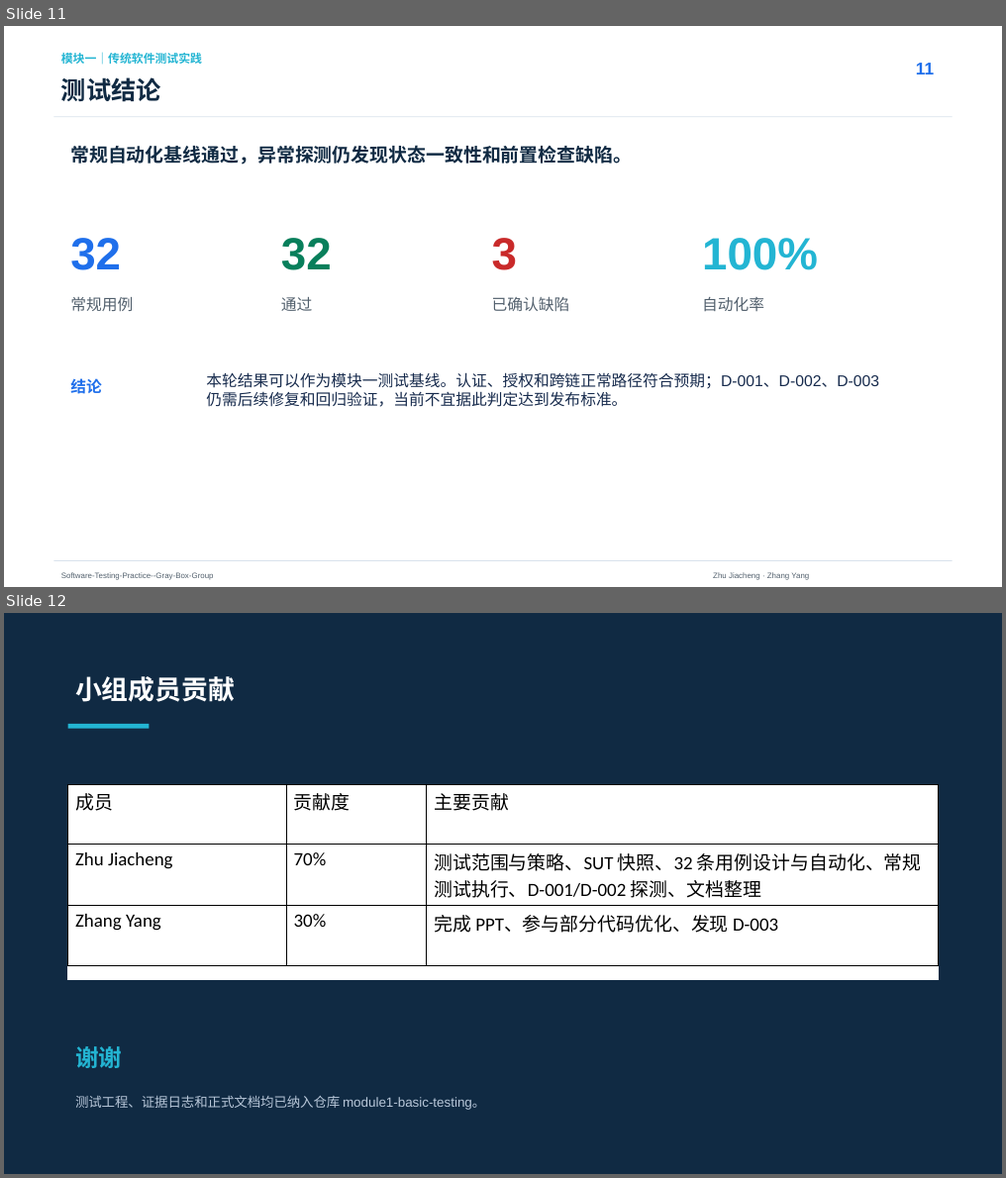
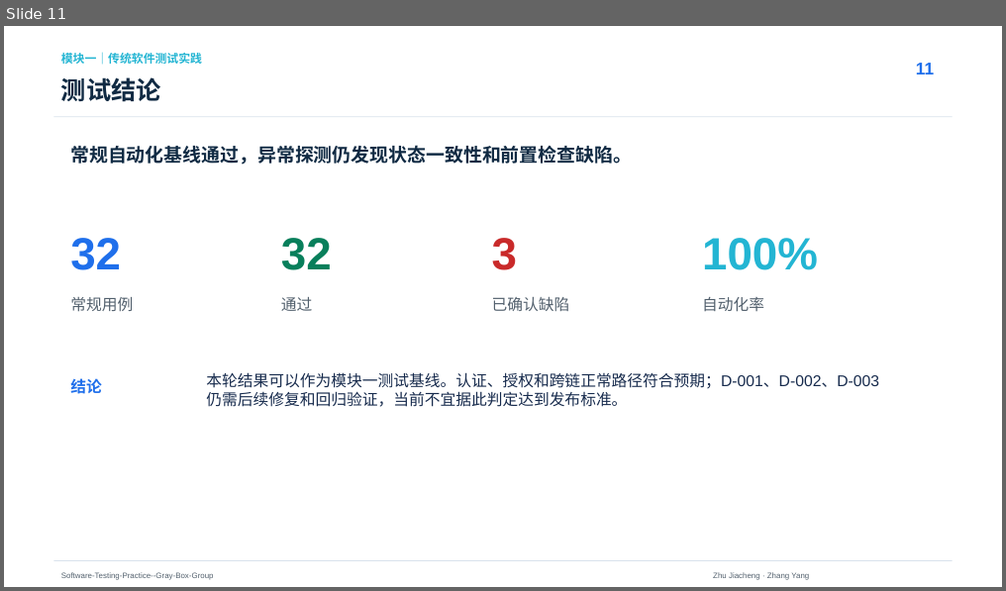
Before and after one commit to zjc041012/Software-Testing-Practice--Gray-Box-Group, a slide deck: module1-basic-testing/presentation/module1-test-presentation.pptx. Shown one above the other, each under a label of ours: slides 11 and 12 before the commit, slide 11 after it. The pictures are 1006x1178 and 1006x591 pixels, drawn with LibreOffice and Linux fonts; fonts in the diff are those of the drawing. Boxes give left, top, right and bottom in pixels: in the first picture for what was removed or moved away, otherwise in the second. Text is boxed around its words. In the diff, an @@ line names an element or a change of style, - is before the commit and + after.

```diff
--- a/module1-basic-testing/presentation/module1-test-presentation.pptx
+++ b/module1-basic-testing/presentation/module1-test-presentation.pptx
@@ slide 12 removed at (x1=4, y1=613, x2=1002, y2=1174), background #102A43 @@
@@ text removed at (x1=75, y1=676, x2=235, y2=702) @@
-小组成员贡献
@@ rectangle removed at (x1=67, y1=724, x2=149, y2=728) @@
@@ rectangle removed at (x1=67, y1=784, x2=938, y2=979) @@
@@ table removed at (x1=67, y1=784, x2=939, y2=964), 3 rows, 3 columns @@
-成员 | 贡献度 | 主要贡献
-Zhu Jiacheng | 70% | 测试范围与策略、SUT 快照、32 条用例设计与自动化、常规测试执行、D-001/D-002 探测、文档整理
-Zhang Yang | 30% | 完成 PPT、参与部分代码优化、发现 D-003
@@ text removed at (x1=75, y1=1047, x2=122, y2=1068) @@
-谢谢
@@ text removed at (x1=75, y1=1095, x2=485, y2=1110) @@
-测试工程、证据日志和正式文档均已纳入仓库 module1-basic-testing。
```
Also in this commit, not shown: 2 slides changed, 1 slide added, 2 other files.
